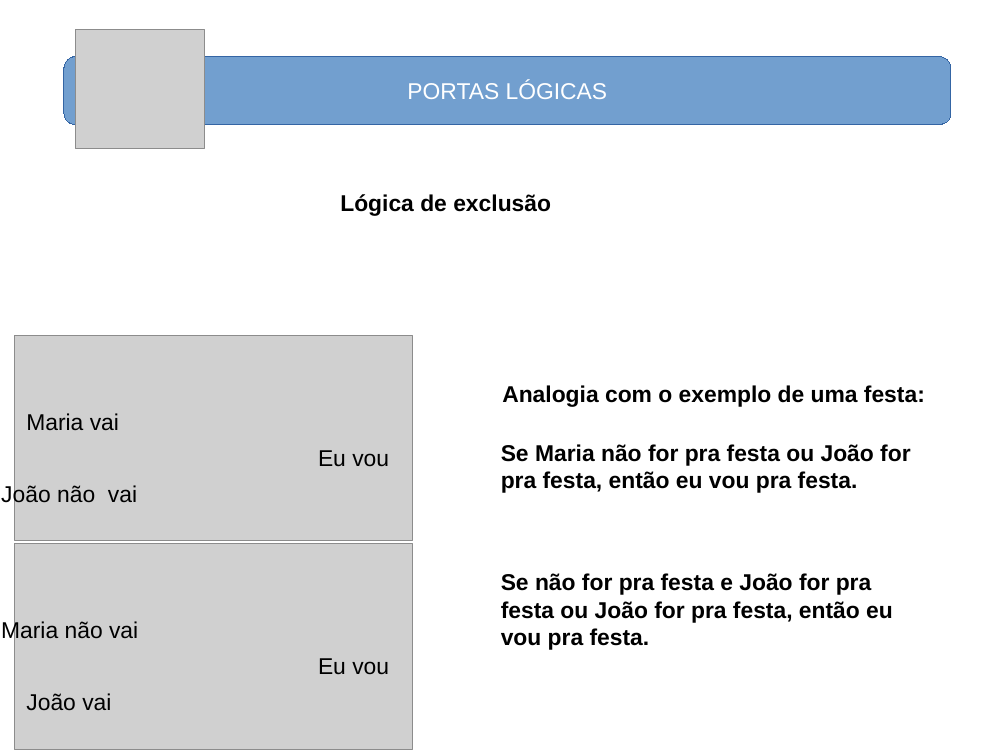
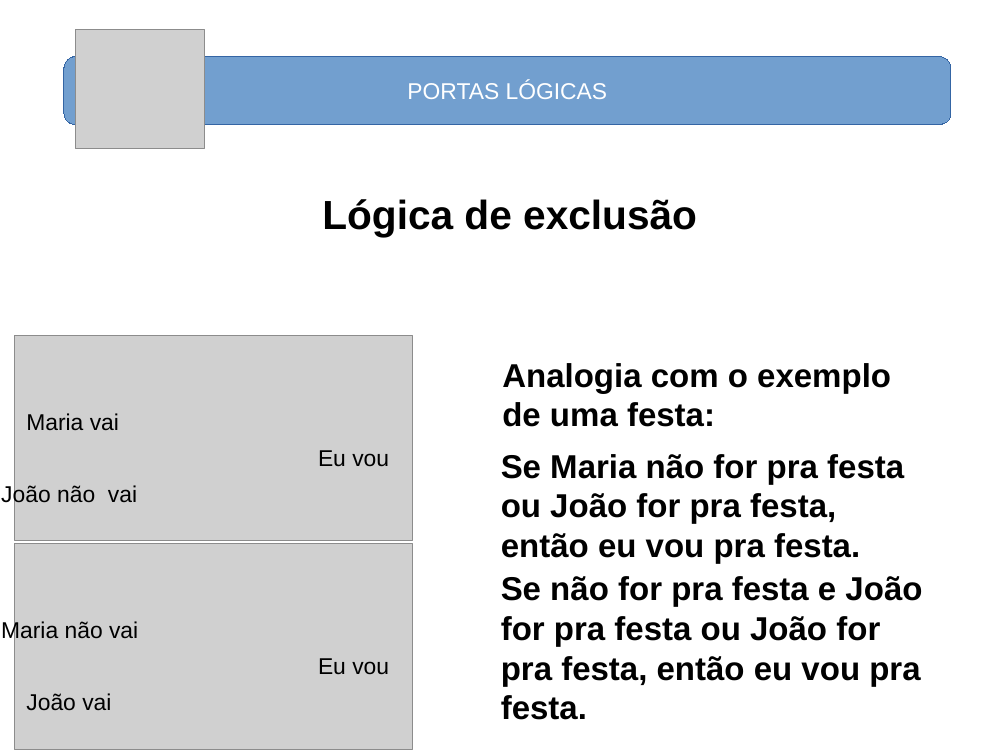
Before and after one commit to nelsoncsc/basicSV, a slide deck: slide 19 of docs/basicSV.odp (slide 18 before the commit). Drawn at 1008x756 pixels with LibreOffice and Linux fonts; fonts in the diff are those of the drawing; grey boxes stand for pictures. Boxes give left, top, right and bottom in pixels: in the first picture for what was removed or moved away, otherwise in the second. Text is boxed around its words. In the diff, an @@ line names an element or a change of style, - is before the commit and + after.

```diff
--- a/docs/basicSV.odp
+++ b/docs/basicSV.odp
@@ text "Lógica de exclusão": place and size @@
-text "Lógica de exclusão" at (340, 194, 551, 216)
+text "Lógica de exclusão" at (322, 199, 697, 236)
@@ text "Lógica de exclusão" at (322, 199, 697, 236): size 18 to 32 pt @@
@@ text at (502, 363, 891, 427): text changed; size 18 to 26 pt @@
-Analogia com o exemplo de uma festa:
+Analogia com o exemplo
+de uma festa:
@@ text "Se Maria não for pra ...": place and size @@
-text "Se Maria não for pra ..." at (501, 444, 910, 493)
+text "Se Maria não for pra ..." at (501, 454, 904, 564)
@@ text "Se Maria não for pra ..." at (501, 454, 904, 564): size 18 to 26 pt @@
@@ text "Se não for pra festa ..." at (501, 576, 922, 720): size 18 to 26 pt @@
```
Also in this commit, not shown: 39 other slides changed, 11 slides added, 3 slides removed, 12 other files.
